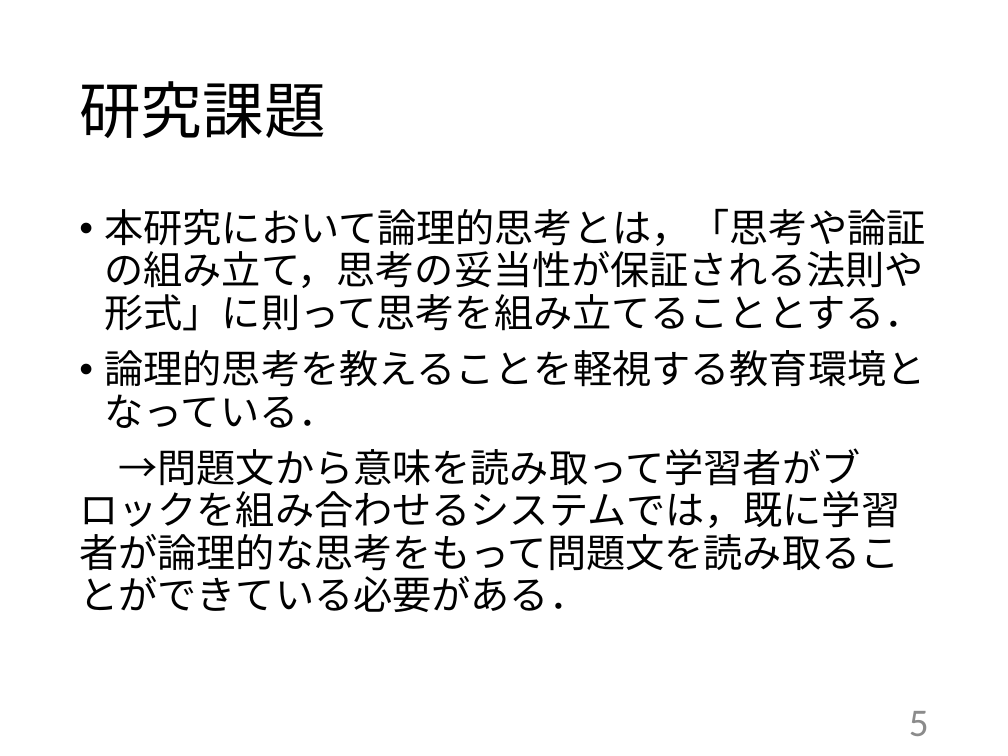
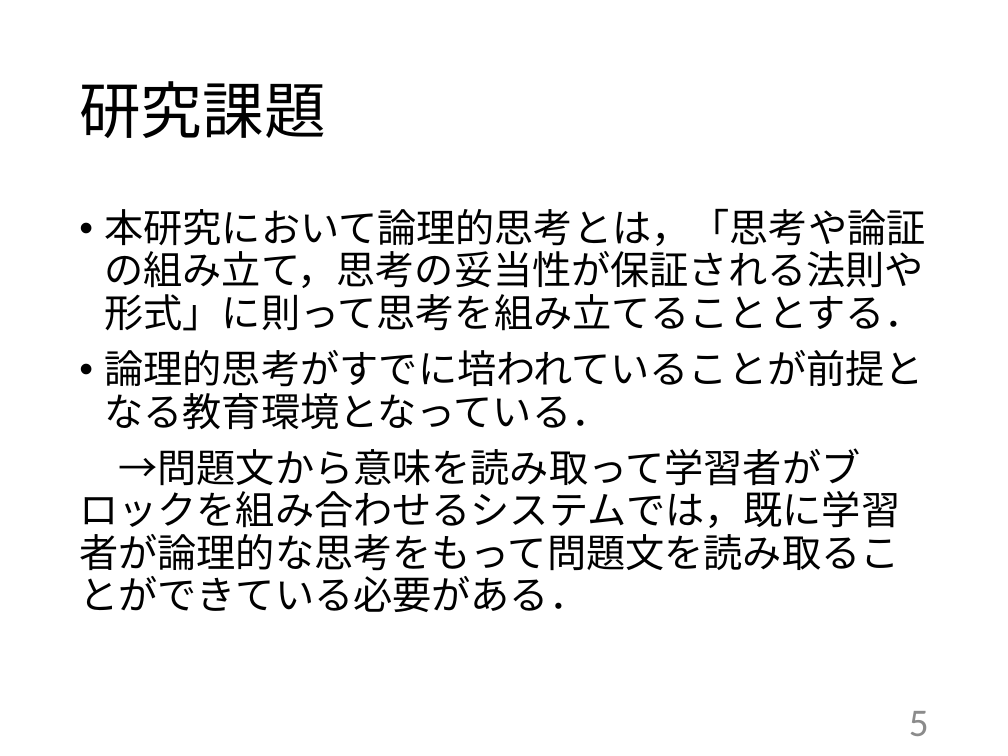
Before and after one commit to kait-takanolab/1821121-shimaoka-thesis, a slide deck: slide 5 of 1821121_shimaoka_tyuukan.pptx. Drawn at 1008x756 pixels with LibreOffice and Linux fonts; fonts in the diff are those of the drawing. Boxes give left, top, right and bottom in pixels: in the first picture for what was removed or moved away, otherwise in the second. Text is boxed around its words. In the diff, an @@ line names an element or a change of style, - is before the commit and + after.

```diff
--- a/1821121_shimaoka_tyuukan.pptx
+++ b/1821121_shimaoka_tyuukan.pptx
@@ text at [105, 350, 924, 429]: text changed @@
-• 論理的思考を教えることを軽視する教育環境となっている．
+• 論理的思考がすでに培われていることが前提となる教育環境となっている．
```
Also in this commit, not shown: 7 other slides changed.
